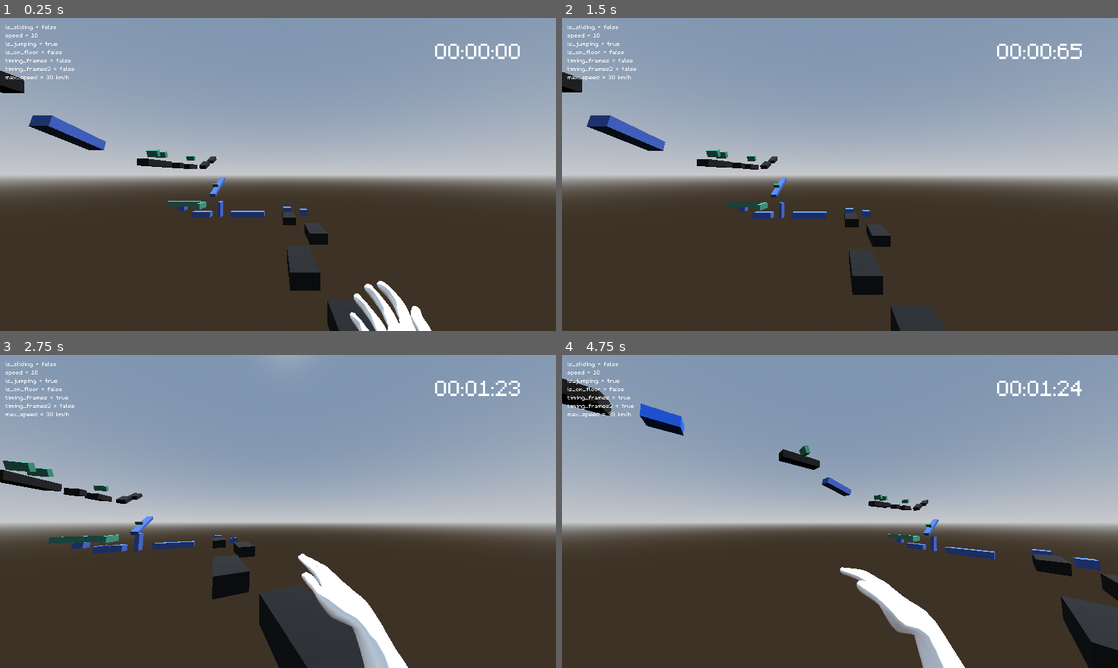
Above: before the commit, frames 1-4 (two rows, left to right).
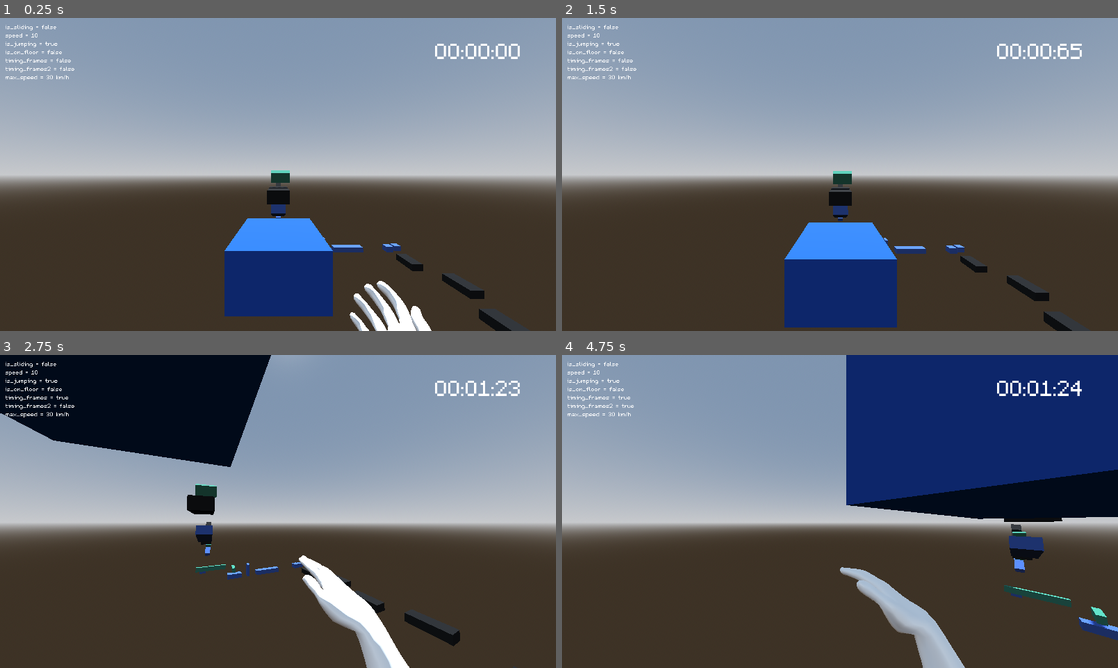
Above: after the commit, the same moments.

Repository: VanixWasTaken/Netrunner
Game: Godot game, scene res://Scenes and Scripts/Blockout_level.tscn
The game is run twice, just before and just after one commit, with the same random seed, the same clock (stepped at 60 frames per second) and the same inputs. This scene is started directly instead of the project's main scene.
Inputs (mouse positions are in pixels of both pictures, inside the frame that each line leads up to):
- Up to frame 1 (0.25 s): no input
- Up to frame 2 (1.5 s): move the mouse to (867, 174) at 0.52 s; press the mouse at (867, 174) at 0.53 s; hold W (forward) from 0.53 s (still down); tap Space (jump) at 0.77 s; move the mouse to (812, 174) at 1.27 s; release the mouse at (812, 174) at 1.28 s; right-click (812, 174) at 1.35 s
- Up to frame 3 (2.75 s): keep holding W (forward); tap Space (jump) at 1.52 s; move the mouse to (289, 505) at 2.02 s; hold Shift (slide) from 2.03 s (still down)
- Up to frame 4 (4.75 s): keep holding W (forward); move the mouse to (834, 517) at 2.77 s; release Shift (slide) at 2.78 s; click (834, 517) at 2.85 s; tap Space (jump) at 3.02, 3.77, 4.52 s; move the mouse to (878, 514) at 3.52 s; hold Right mouse button (mouse_right) 3.53-4.28 s; move the mouse to (795, 508) at 4.27 s; tap Shift (slide) at 4.35 s

The runs differ from the first frame. In frame 1, 9.0% of the frame differs, in the area x 0-92%, y 16-100%; in frame 2, 9.6%; in frame 3, 19%; in frame 4, 32%, in the area x 0-100%, y 0-100%.

Commit message:
added match goal

Diff:
--- a/Scenes and Scripts/Blockout_level.tscn
+++ b/Scenes and Scripts/Blockout_level.tscn
@@ -76,7 +76,7 @@
 environment = SubResource("Environment_efjyl")
 
 [node name="Player" parent="." instance=ExtResource("1_ldh5i")]
-transform = Transform3D(1, 0, 0, 0, 1, 0, 0, 0, 1, 58.6832, -18.6398, -7.51938)
+transform = Transform3D(1, 0, 0, 0, 1, 0, 0, 0, 1, -1.42134, 6.44779, 7.95732)
 
 [node name="CSGBoxes" type="Node3D" parent="."]
 
--- a/Scenes and Scripts/blockout_level.gd
+++ b/Scenes and Scripts/blockout_level.gd
@@ -46,6 +46,7 @@
 
 
 
+
 func _on_death_area_body_entered(body):
 	SceneTransition.change_scene_to_file("res://Scenes and Scripts/Blockout_level.tscn")
 
--- a/Scenes and Scripts/match_end.gd
+++ b/Scenes and Scripts/match_end.gd
@@ -2,4 +2,4 @@
 
 
 func _process(delta):
-	pass
+	$KMH.text = str(Global.global_speed).pad_decimals(0) + " km/h"
--- a/Scenes and Scripts/match_end.tscn
+++ b/Scenes and Scripts/match_end.tscn
@@ -122,7 +122,7 @@
 tracks/10/type = "bezier"
 tracks/10/imported = false
 tracks/10/enabled = true
-tracks/10/path = NodePath("BPM:position:y")
+tracks/10/path = NodePath("KMH:position:y")
 tracks/10/interp = 1
 tracks/10/loop_wrap = true
 tracks/10/keys = {
@@ -133,7 +133,7 @@
 tracks/11/type = "bezier"
 tracks/11/imported = false
 tracks/11/enabled = true
-tracks/11/path = NodePath("BPM:modulate:a")
+tracks/11/path = NodePath("KMH:modulate:a")
 tracks/11/interp = 1
 tracks/11/loop_wrap = true
 tracks/11/keys = {
@@ -258,7 +258,7 @@
 tracks/10/type = "bezier"
 tracks/10/imported = false
 tracks/10/enabled = true
-tracks/10/path = NodePath("BPM:position:y")
+tracks/10/path = NodePath("KMH:position:y")
 tracks/10/interp = 1
 tracks/10/loop_wrap = true
 tracks/10/keys = {
@@ -269,7 +269,7 @@
 tracks/11/type = "bezier"
 tracks/11/imported = false
 tracks/11/enabled = true
-tracks/11/path = NodePath("BPM:modulate:a")
+tracks/11/path = NodePath("KMH:modulate:a")
 tracks/11/interp = 1
 tracks/11/loop_wrap = true
 tracks/11/keys = {
@@ -424,17 +424,17 @@
 scroll_active = false
 autowrap_mode = 2
 
-[node name="BPM" type="RichTextLabel" parent="."]
+[node name="KMH" type="RichTextLabel" parent="."]
 modulate = Color(1, 1, 1, 0)
 layout_mode = 1
 offset_left = 1283.0
 offset_top = 605.0
-offset_right = 1798.0
+offset_right = 1877.0
 offset_bottom = 731.0
 theme_override_fonts/normal_font = ExtResource("3_na6b8")
 theme_override_font_sizes/normal_font_size = 70
 bbcode_enabled = true
-text = "[center]181 bpm"
+text = "[center]114 km/h"
 scroll_active = false
 autowrap_mode = 2
 
